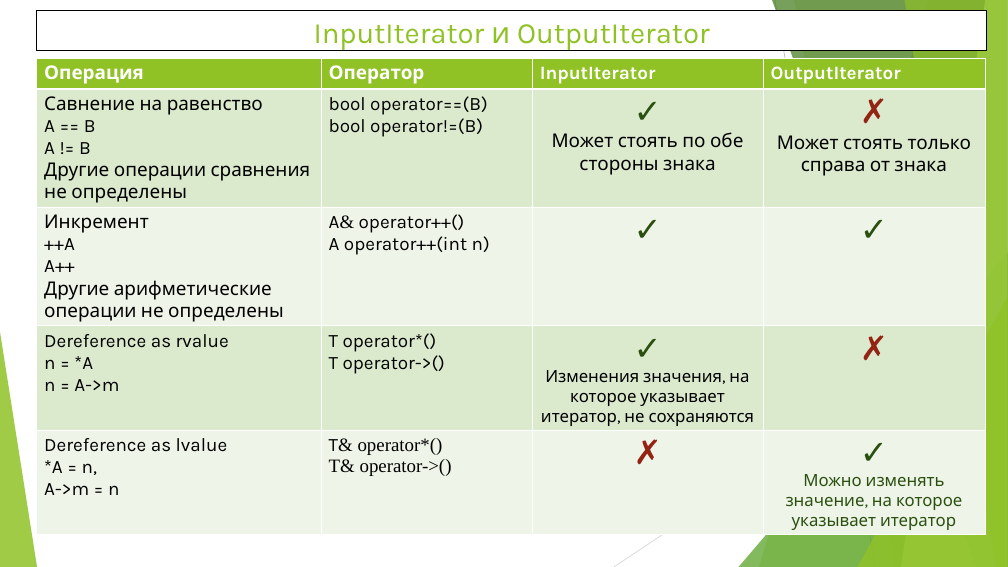
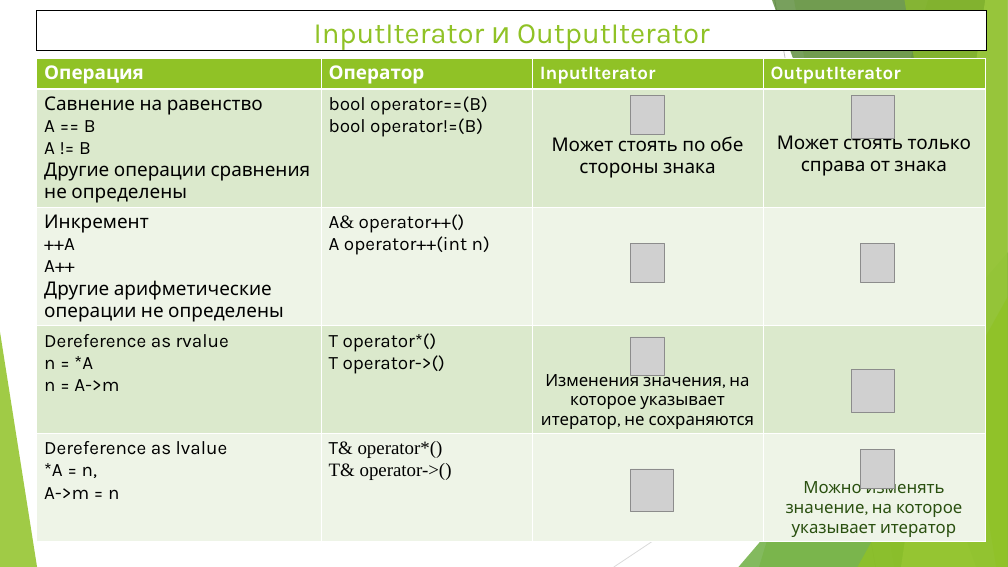
Before and after one commit to WhiteCatStudies/lectures, a slide deck: slide 5 of lecture5/lecture5.pptx. Drawn at 1008x567 pixels with LibreOffice and Linux fonts; fonts in the diff are those of the drawing; grey boxes stand for pictures. Boxes give left, top, right and bottom in pixels: in the first picture for what was removed or moved away, otherwise in the second. Text is boxed around its words. In the diff, an @@ line names an element or a change of style, - is before the commit and + after.

```diff
--- a/lecture5/lecture5.pptx
+++ b/lecture5/lecture5.pptx
@@ table at (36,58,985,547) @@
-row 2, column 3: ✓ / Может стоять по обе стороны знака
+row 2, column 3: Может стоять по обе стороны знака
-row 2, column 4: ✗ / Может стоять только справа от знака
+row 2, column 4: Может стоять только справа от знака
-row 3, column 3: ✓
+row 3, column 3: 
-row 3, column 4: ✓
+row 3, column 4: 
-row 4, column 3: ✓ / Изменения значения, на которое указывает итератор, не сохраняются
+row 4, column 3: Изменения значения, на которое указывает итератор, не сохраняются
-row 4, column 4: ✗
+row 4, column 4: 
-row 5, column 3: ✗
+row 5, column 3: 
-row 5, column 4: ✓ / Можно изменять значение, на которое указывает итератор
+row 5, column 4: Можно изменять значение, на которое указывает итератор
@@ picture added at (631,96,665,135) @@
@@ picture added at (851,96,895,139) @@
@@ picture added at (631,243,665,282) @@
@@ picture added at (861,243,895,282) @@
@@ picture added at (631,337,665,376) @@
@@ picture added at (851,370,895,413) @@
@@ picture added at (631,469,674,512) @@
@@ picture added at (861,450,895,488) @@
```
Also in this commit, not shown: 3 other slides changed, 2 slides added, 1 slide removed, 13 other files.
